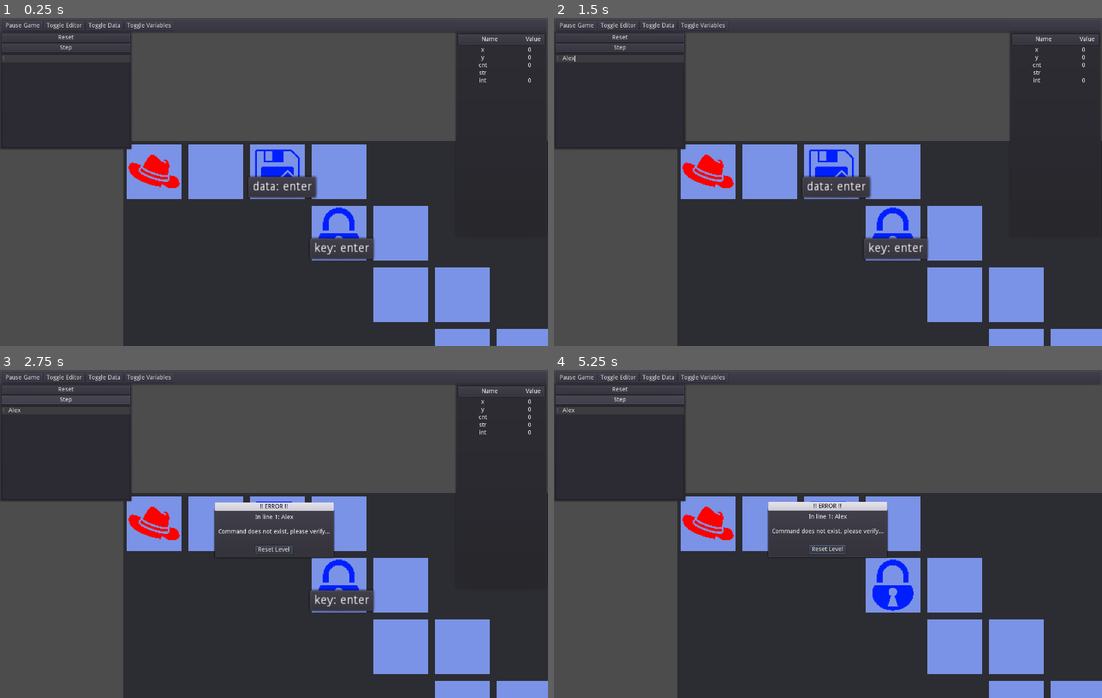
Above: before the commit, frames 1-4 (two rows, left to right).
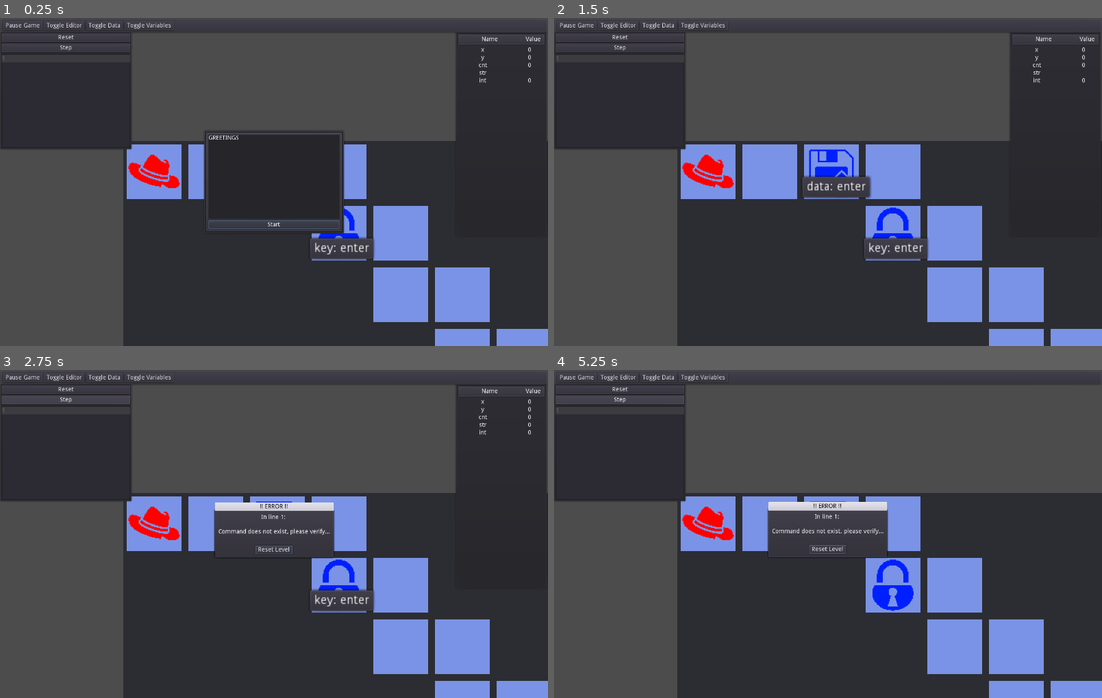
Above: after the commit, the same moments.

Repository: prezrenz/hackFlow-Refactor
Game: Godot game, scene res://levels/base_level.tscn
Same seed, same stepped clock (60 frames per second), same inputs: the game is played once before the commit and once after it. The project has no main scene, so this scene is started directly.
Inputs (mouse positions are in pixels of both pictures, inside the frame that each line leads up to):
- Up to frame 1 (0.25 s): no input
- Up to frame 2 (1.5 s): click (619, 100) at 0.52 s; type "Alex" at 0.6 s; click (828, 224) at 1.25 s, where only the run after the commit has a clickable "Start"
- Up to frame 3 (2.75 s): click "Step" at 2 s
- Up to frame 4 (5.25 s): click "Reset Level" at 2.75 s; click "Toggle Data" at 3.5 s; click "Toggle Variables" at 4.25 s; click "Step" at 5 s

The runs differ from the first frame. In frame 1, 4.9% of the frame differs, in the area x 37-63%, y 34-66%; in frame 2, less than 0.1%; in frame 3, less than 0.1%; in frame 4, less than 0.1%.

Commit message:
fixed a ui bug and intro/outro ui works now

Diff:
--- a/editor/editor.gd
+++ b/editor/editor.gd
@@ -20,8 +20,6 @@
 		if event.pressed:
 			$Timer.stop()
 		elif !event.pressed:
-			print(InputEventKey)
-			print(event.pressed)
 			$Timer.start()
 
 
--- a/editor/editor.tscn
+++ b/editor/editor.tscn
@@ -20,6 +20,7 @@
 margin_top = 24.0
 margin_right = 300.0
 margin_bottom = 44.0
+mouse_filter = 1
 text = "Step"
 
 [node name="TextEdit" type="TextEdit" parent="VContainer"]
--- a/levels/base_level.gd
+++ b/levels/base_level.gd
@@ -26,6 +26,7 @@
 	variables_ui.set_visible(true)
 
 	init_variables_ui()
+	show_intro()
 
 
 func _process(delta):
@@ -35,6 +36,7 @@
 
 
 func reset_level():
+	print(get_stack())
 	virtual_machine.reset_state()
 	editor.reset_state()
 	get_tree().call_group("tiles", "show")
@@ -102,7 +104,7 @@
 			virtual_machine.set_variable("y", collisions[0].dest.y)
 			player.move_player(collisions[0].dest.x, collisions[0].dest.y)
 		elif (check_tile(collisions[0]) == "exit"):
-			print("ended") # end level tally score
+			show_outro() # end level tally score
 
 
 # Looks awful, merge somehow with above function, too many ifs
@@ -160,13 +162,35 @@
 
 
 func show_intro():
-	$UI/RichTextPopup.set_text(intro)
-	$UI/RichTextPopup.popup_centered()
+	$UI/Intro.set_text(intro)
+	$UI/Intro.popup_centered()
 
 
 func show_outro():
-	$UI/RichTextPopup.set_text(intro)
-	$UI/RichTextPopup.popup_centered()
+	$UI/Outro.set_text(outro)
+	# I don't know why, but without resetting the game
+	# you can't click buttons on Outro at all, won't
+	# focus, keeps unfocusing. Without this you need
+	# to wait for the Editor Timer to end and reset the level,
+	# which happens under unknown circumstances at random times
+	# each run. My guess is the Editor node _input method
+	# is gobbling up the mouse inputs. Or something dumb.
+	reset_level()
+	$UI/Outro.popup_centered()
+
+
+func next_level():
+	var current = int(get_tree().current_scene.name)
+	var next
+
+	print(current)
+	if current == 15:
+		next = "res://ui/credits.tscn"
+	else:
+		next = "res://levels/level_" + str(current + 1) + ".tscn"
+	print(next)
+
+	get_tree().change_scene(next)
 
 
 func _on_PauseGame_pressed():
--- a/levels/base_level.tscn
+++ b/levels/base_level.tscn
@@ -13,6 +13,8 @@
 [ext_resource path="res://tiles/score_disk.tscn" type="PackedScene" id=11]
 [ext_resource path="res://tiles/teleport.tscn" type="PackedScene" id=12]
 [ext_resource path="res://ui/pause_menu.tscn" type="PackedScene" id=13]
+[ext_resource path="res://ui/intro.tscn" type="PackedScene" id=14]
+[ext_resource path="res://ui/outro.tscn" type="PackedScene" id=15]
 
 [sub_resource type="TileSet" id=1]
 0/name = "NORMAL"
@@ -64,16 +66,45 @@
 
 [node name="UI" type="CanvasLayer" parent="."]
 
+[node name="Outro" parent="UI" instance=ExtResource( 15 )]
+margin_right = 328.0
+margin_bottom = 242.0
+
+[node name="Intro" parent="UI" instance=ExtResource( 14 )]
+margin_right = 328.0
+margin_bottom = 242.0
+
+[node name="Editor" parent="UI" instance=ExtResource( 4 )]
+margin_top = 32.0
+margin_right = 308.0
+margin_bottom = 308.0
+mouse_filter = 2
+
+[node name="Variables" parent="UI" instance=ExtResource( 5 )]
+margin_left = 1064.0
+margin_top = 32.0
+margin_right = -2.0
+margin_bottom = -256.0
+mouse_filter = 2
+
+[node name="ErrorPopup" parent="UI" instance=ExtResource( 9 )]
+mouse_filter = 2
+
+[node name="PauseMenu" parent="UI" instance=ExtResource( 13 )]
+mouse_filter = 2
+
 [node name="ButtonsPanel" type="PanelContainer" parent="UI"]
-margin_right = 36.0
+margin_right = 1280.0
 margin_bottom = 36.0
 rect_min_size = Vector2( 1280, 36 )
+mouse_filter = 2
 
 [node name="ButtonsContainer" type="HBoxContainer" parent="UI/ButtonsPanel"]
 margin_left = 7.0
 margin_top = 7.0
 margin_right = 1273.0
 margin_bottom = 29.0
+mouse_filter = 2
 
 [node name="PauseGame" type="Button" parent="UI/ButtonsPanel/ButtonsContainer"]
 margin_right = 92.0
@@ -97,22 +128,6 @@
 margin_right = 399.0
 margin_bottom = 22.0
 text = "Toggle Variables"
-
-[node name="Editor" parent="UI" instance=ExtResource( 4 )]
-margin_top = 32.0
-margin_right = 308.0
-margin_bottom = 308.0
-
-[node name="Variables" parent="UI" instance=ExtResource( 5 )]
-margin_left = 1064.0
-margin_top = 32.0
-margin_right = -2.0
-margin_bottom = -256.0
-
-[node name="ErrorPopup" parent="UI" instance=ExtResource( 9 )]
-
-[node name="PauseMenu" parent="UI" instance=ExtResource( 13 )]
-visible = false
 
 [node name="Input" parent="." instance=ExtResource( 8 )]
 position = Vector2( 144, 0 )
--- a/ui/intro.tscn
+++ b/ui/intro.tscn
@@ -2,16 +2,19 @@
 
 [ext_resource path="res://ui/intro.gd" type="Script" id=1]
 
-[node name="Intro" type="Popup"]
-visible = true
+[node name="Intro" type="PopupPanel"]
 margin_right = 40.0
 margin_bottom = 40.0
+rect_min_size = Vector2( 328, 242 )
+mouse_filter = 2
 popup_exclusive = true
 script = ExtResource( 1 )
 
 [node name="Panel" type="PanelContainer" parent="."]
-margin_right = 40.0
-margin_bottom = 40.0
+margin_left = 4.0
+margin_top = 4.0
+margin_right = 324.0
+margin_bottom = 238.0
 rect_min_size = Vector2( 320, 192 )
 
 [node name="VBoxContainer" type="VBoxContainer" parent="Panel"]
@@ -36,6 +39,7 @@
 margin_top = 200.0
 margin_right = 306.0
 margin_bottom = 220.0
+mouse_filter = 1
 text = "Start"
 
 [connection signal="pressed" from="Panel/VBoxContainer/Button" to="." method="_on_Button_pressed"]
--- a/ui/outro.gd
+++ b/ui/outro.gd
@@ -1,4 +1,4 @@
-extends Popup
+extends AcceptDialog
 
 
 var text : String setget set_text, get_text
@@ -6,19 +6,17 @@
 
 # Called when the node enters the scene tree for the first time.
 func _ready():
-	pass # Replace with function body.
+	get_ok().text = "Next Level"
+
+	add_button("Quit Game", true, "quit")
 
 
-# Called every frame. 'delta' is the elapsed time since the previous frame.
 #func _process(delta):
 #	pass
 
-func get_ok():
-	return $Panel/VBoxContainer/Button
-
 
 func get_text_label():
-	return $Panel/VBoxContainer/Panel/RichTextLabel
+	return $VBoxContainer/Panel/RichTextLabel
 
 
 func set_text(text: String):
@@ -29,5 +27,18 @@
 	return text
 
 
-func _on_Button_pressed():
-	self.hide()
+func _on_Outro_confirmed():
+	pass # Replace with function body.
+
+
+func _on_Outro_custom_action(action):
+	if action == "quit":
+		get_tree().change_scene("res://ui/main_menu.tscn")
+
+
+func _on_Outro_focus_entered():
+	print("focused")
+
+
+func _on_Outro_focus_exited():
+	print("unfocused")
--- a/ui/outro.tscn
+++ b/ui/outro.tscn
@@ -2,53 +2,35 @@
 
 [ext_resource path="res://ui/outro.gd" type="Script" id=1]
 
-[node name="Outro" type="Popup"]
-margin_right = 40.0
-margin_bottom = 40.0
+[node name="Outro" type="AcceptDialog"]
+rect_min_size = Vector2( 328, 242 )
+focus_mode = 2
+mouse_filter = 1
 popup_exclusive = true
+window_title = "You've Succeeded..."
 script = ExtResource( 1 )
 
-[node name="Panel" type="PanelContainer" parent="."]
-margin_right = 40.0
-margin_bottom = 40.0
-rect_min_size = Vector2( 320, 192 )
+[node name="VBoxContainer" type="VBoxContainer" parent="."]
+margin_left = 8.0
+margin_top = 8.0
+margin_right = 320.0
+margin_bottom = 206.0
 
-[node name="VBoxContainer" type="VBoxContainer" parent="Panel"]
-margin_left = 7.0
-margin_top = 7.0
-margin_right = 313.0
-margin_bottom = 227.0
-
-[node name="Panel" type="Panel" parent="Panel/VBoxContainer"]
-margin_right = 306.0
+[node name="Panel" type="Panel" parent="VBoxContainer"]
+margin_right = 312.0
 margin_bottom = 196.0
 rect_min_size = Vector2( 0, 196 )
+mouse_filter = 1
 
-[node name="RichTextLabel" type="RichTextLabel" parent="Panel/VBoxContainer/Panel"]
-margin_right = 306.0
+[node name="RichTextLabel" type="RichTextLabel" parent="VBoxContainer/Panel"]
+margin_right = 320.0
 margin_bottom = 196.0
 bbcode_enabled = true
+text = "ssssssssssssssssss"
 scroll_active = false
 custom_effects = [ null ]
 
-[node name="HBoxContainer" type="HBoxContainer" parent="Panel/VBoxContainer"]
-margin_top = 200.0
-margin_right = 306.0
-margin_bottom = 220.0
-
-[node name="Button" type="Button" parent="Panel/VBoxContainer/HBoxContainer"]
-margin_right = 151.0
-margin_bottom = 20.0
-size_flags_horizontal = 3
-size_flags_vertical = 3
-text = "Next Level"
-
-[node name="Button2" type="Button" parent="Panel/VBoxContainer/HBoxContainer"]
-margin_left = 155.0
-margin_right = 306.0
-margin_bottom = 20.0
-size_flags_horizontal = 3
-size_flags_vertical = 3
-text = "Quit Game"
-
-[connection signal="pressed" from="Panel/VBoxContainer/HBoxContainer/Button" to="." method="_on_Button_pressed"]
+[connection signal="confirmed" from="." to="." method="_on_Outro_confirmed"]
+[connection signal="custom_action" from="." to="." method="_on_Outro_custom_action"]
+[connection signal="focus_entered" from="." to="." method="_on_Outro_focus_entered"]
+[connection signal="focus_exited" from="." to="." method="_on_Outro_focus_exited"]
--- a/ui/pause_menu.tscn
+++ b/ui/pause_menu.tscn
@@ -3,7 +3,6 @@
 [ext_resource path="res://ui/pause_menu.gd" type="Script" id=1]
 
 [node name="PauseMenu" type="PopupPanel"]
-visible = true
 margin_right = 14.0
 margin_bottom = 14.0
 rect_min_size = Vector2( 320, 384 )
Not shown: 1 places in levels/base_level.tscn that only renumber resources
